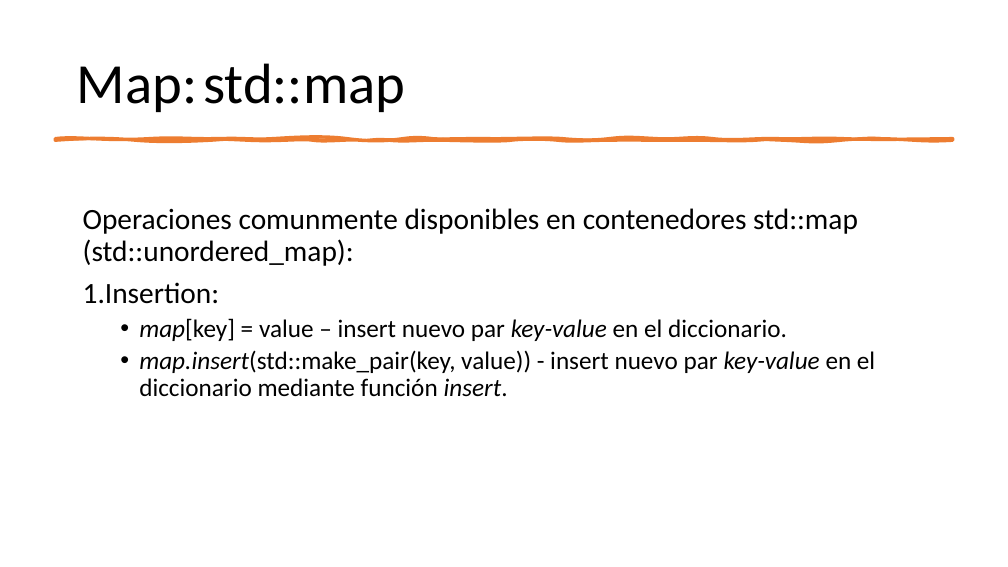
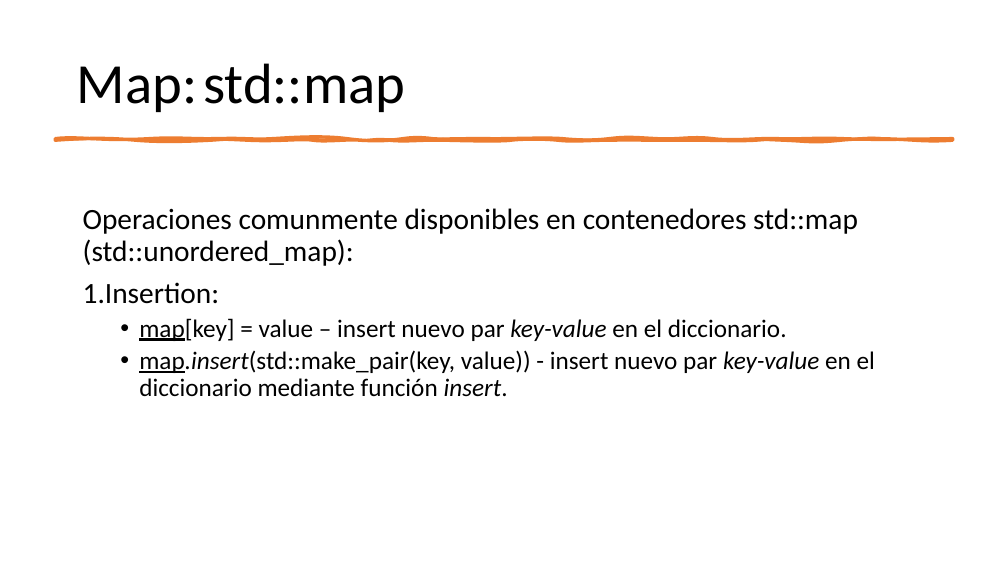
Before and after one commit to ppa-docencia-u/usm-ejemplos-estdatos, a slide deck: slide 103 of presentacion/Estructuras de datos-1.pptx. Drawn at 1008x567 pixels with LibreOffice and Linux fonts; fonts in the diff are those of the drawing. Boxes give left, top, right and bottom in pixels: in the first picture for what was removed or moved away, otherwise in the second. Text is boxed around its words. In the diff, an @@ line names an element or a change of style, - is before the commit and + after.

```diff
--- a/presentacion/Estructuras de datos-1.pptx
+++ b/presentacion/Estructuras de datos-1.pptx
@@ text at (139,318,875,397): italic off, underline on in "map[key]", "map.insert(std::make_pair(key," @@
```
Also in this commit, not shown: 9 other slides changed, 1 slide added.
